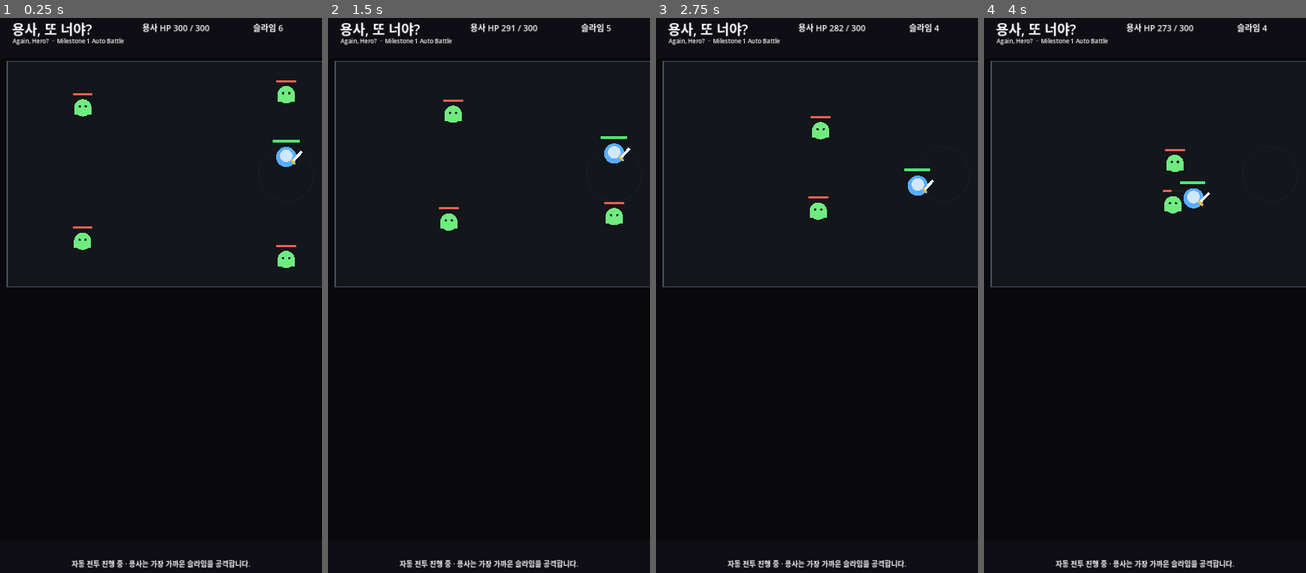
Above: before the commit, frames 1-4 (left to right).
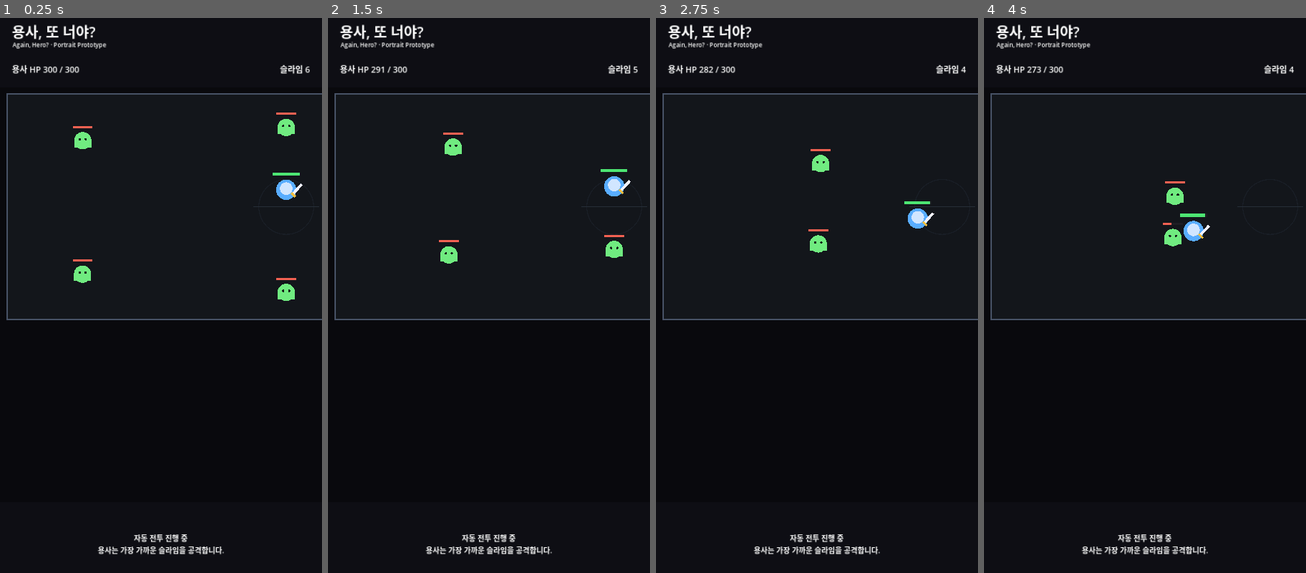
Above: after the commit, the same moments.

Repository: MinSung0732/Again-Hero-
Game: Godot game, scene res://src/main/Main.tscn
Two runs of this game, one before a commit and one after it. Both use one fixed random seed, a clock stepped at 60 frames per second and the inputs below.
Inputs:
- Up to frame 1 (0.25 s): no input
- Up to frame 2 (1.5 s): no input
- Up to frame 3 (2.75 s): no input
- Up to frame 4 (4 s): no input

The runs differ from the first frame. In frame 1, 4.9% of the frame differs, in the area x 2-100%, y 0-100%; in frame 2, 4.6%; in frame 3, 4.3%; in frame 4, 4.1%.

Commit message:
feat: redesign HUD for portrait layout

Diff:
--- a/src/main/Main.tscn
+++ b/src/main/Main.tscn
@@ -23,13 +23,13 @@
 color = Color(0.035, 0.038, 0.052, 1)
 
 [node name="Battle" parent="." instance=ExtResource("2_battle")]
-position = Vector2(0, 150)
+position = Vector2(0, 260)
 
 [node name="TopBar" type="ColorRect" parent="."]
 layout_mode = 1
 anchors_preset = 10
 anchor_right = 1.0
-offset_bottom = 150.0
+offset_bottom = 250.0
 grow_horizontal = 2
 mouse_filter = 2
 color = Color(0.055, 0.058, 0.078, 0.98)
@@ -37,48 +37,41 @@
 [node name="Title" type="Label" parent="TopBar"]
 layout_mode = 0
 offset_left = 40.0
-offset_top = 17.0
-offset_right = 720.0
-offset_bottom = 72.0
-theme_override_font_sizes/font_size = 46
+offset_top = 24.0
+offset_right = 1040.0
+offset_bottom = 86.0
+theme_override_font_sizes/font_size = 48
 text = "용사, 또 너야?"
 
 [node name="Subtitle" type="Label" parent="TopBar"]
 layout_mode = 0
 offset_left = 42.0
-offset_top = 79.0
-offset_right = 880.0
-offset_bottom = 120.0
+offset_top = 92.0
+offset_right = 1038.0
+offset_bottom = 130.0
 theme_override_font_sizes/font_size = 20
-text = "Again, Hero?  ·  Milestone 1 Auto Battle"
+text = "Again, Hero? · Portrait Prototype"
 
 [node name="HeroHP" type="Label" parent="TopBar"]
-layout_mode = 1
-anchors_preset = 1
-anchor_left = 1.0
-anchor_right = 1.0
-offset_left = -650.0
-offset_top = 28.0
-offset_right = -330.0
-offset_bottom = 82.0
-grow_horizontal = 0
+layout_mode = 0
+offset_left = 40.0
+offset_top = 158.0
+offset_right = 535.0
+offset_bottom = 220.0
 theme_override_font_sizes/font_size = 28
 text = "용사 HP 300 / 300"
-horizontal_alignment = 1
+vertical_alignment = 1
 
 [node name="Monsters" type="Label" parent="TopBar"]
-layout_mode = 1
-anchors_preset = 1
-anchor_left = 1.0
-anchor_right = 1.0
-offset_left = -325.0
-offset_top = 28.0
-offset_right = -35.0
-offset_bottom = 82.0
-grow_horizontal = 0
+layout_mode = 0
+offset_left = 545.0
+offset_top = 158.0
+offset_right = 1040.0
+offset_bottom = 220.0
 theme_override_font_sizes/font_size = 28
 text = "슬라임 6"
-horizontal_alignment = 1
+horizontal_alignment = 2
+vertical_alignment = 1
 
 [node name="BottomBar" type="ColorRect" parent="."]
 layout_mode = 1
@@ -86,7 +79,7 @@
 anchor_top = 1.0
 anchor_right = 1.0
 anchor_bottom = 1.0
-offset_top = -150.0
+offset_top = -280.0
 grow_horizontal = 2
 grow_vertical = 0
 mouse_filter = 2
@@ -97,16 +90,17 @@
 anchors_preset = 15
 anchor_right = 1.0
 anchor_bottom = 1.0
-offset_left = 40.0
-offset_top = 18.0
-offset_right = -40.0
-offset_bottom = -18.0
+offset_left = 44.0
+offset_top = 30.0
+offset_right = -44.0
+offset_bottom = -30.0
 grow_horizontal = 2
 grow_vertical = 2
-theme_override_font_sizes/font_size = 24
-text = "자동 전투 진행 중 · 용사는 가장 가까운 슬라임을 공격합니다."
+theme_override_font_sizes/font_size = 25
+text = "자동 전투 진행 중\n용사는 가장 가까운 슬라임을 공격합니다."
 horizontal_alignment = 1
 vertical_alignment = 1
+autowrap_mode = 2
 
 [node name="ResultPanel" type="PanelContainer" parent="."]
 visible = false
@@ -116,39 +110,40 @@
 anchor_top = 0.5
 anchor_right = 0.5
 anchor_bottom = 0.5
-offset_left = -390.0
-offset_top = -185.0
-offset_right = 390.0
-offset_bottom = 185.0
+offset_left = -420.0
+offset_top = -260.0
+offset_right = 420.0
+offset_bottom = 260.0
 grow_horizontal = 2
 grow_vertical = 2
 
 [node name="Margin" type="MarginContainer" parent="ResultPanel"]
 layout_mode = 2
-theme_override_constants/margin_left = 38
-theme_override_constants/margin_top = 32
-theme_override_constants/margin_right = 38
-theme_override_constants/margin_bottom = 32
+theme_override_constants/margin_left = 48
+theme_override_constants/margin_top = 48
+theme_override_constants/margin_right = 48
+theme_override_constants/margin_bottom = 48
 
 [node name="VBox" type="VBoxContainer" parent="ResultPanel/Margin"]
 layout_mode = 2
-theme_override_constants/separation = 24
+theme_override_constants/separation = 34
 alignment = 1
 
 [node name="ResultTitle" type="Label" parent="ResultPanel/Margin/VBox"]
 layout_mode = 2
-theme_override_font_sizes/font_size = 42
+theme_override_font_sizes/font_size = 46
 text = "전투 종료"
 horizontal_alignment = 1
 
 [node name="ResultMessage" type="Label" parent="ResultPanel/Margin/VBox"]
 layout_mode = 2
-theme_override_font_sizes/font_size = 28
+theme_override_font_sizes/font_size = 30
 text = "결과"
 horizontal_alignment = 1
+autowrap_mode = 2
 
 [node name="RestartButton" type="Button" parent="ResultPanel/Margin/VBox"]
-custom_minimum_size = Vector2(0, 86)
+custom_minimum_size = Vector2(0, 110)
 layout_mode = 2
-theme_override_font_sizes/font_size = 28
+theme_override_font_sizes/font_size = 30
 text = "다시 실험하기"
